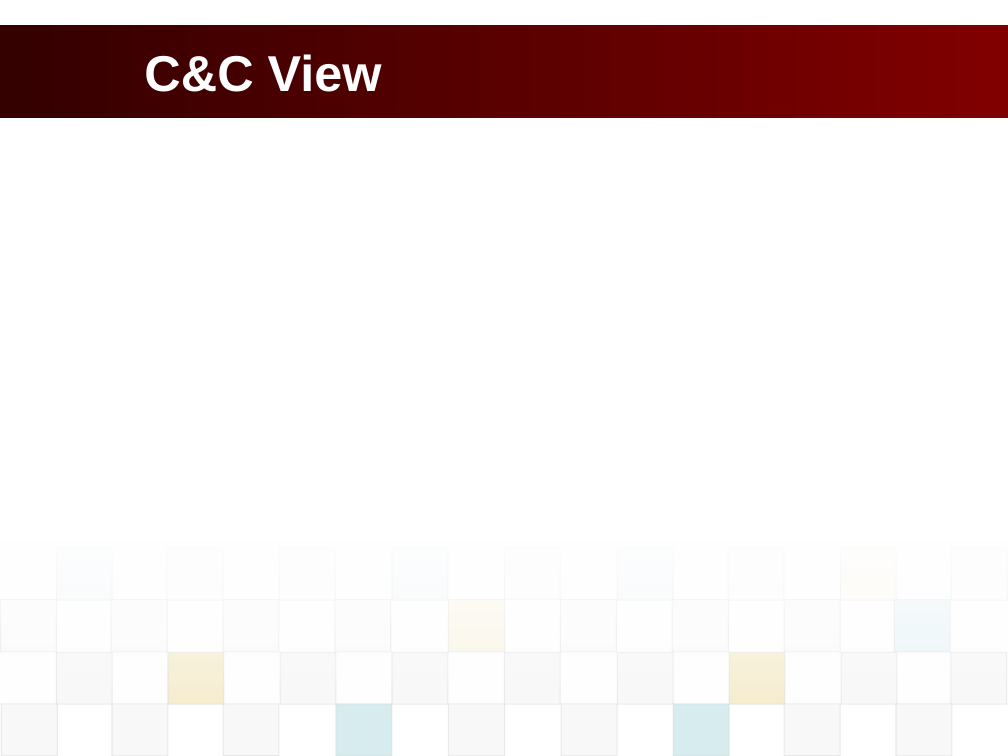
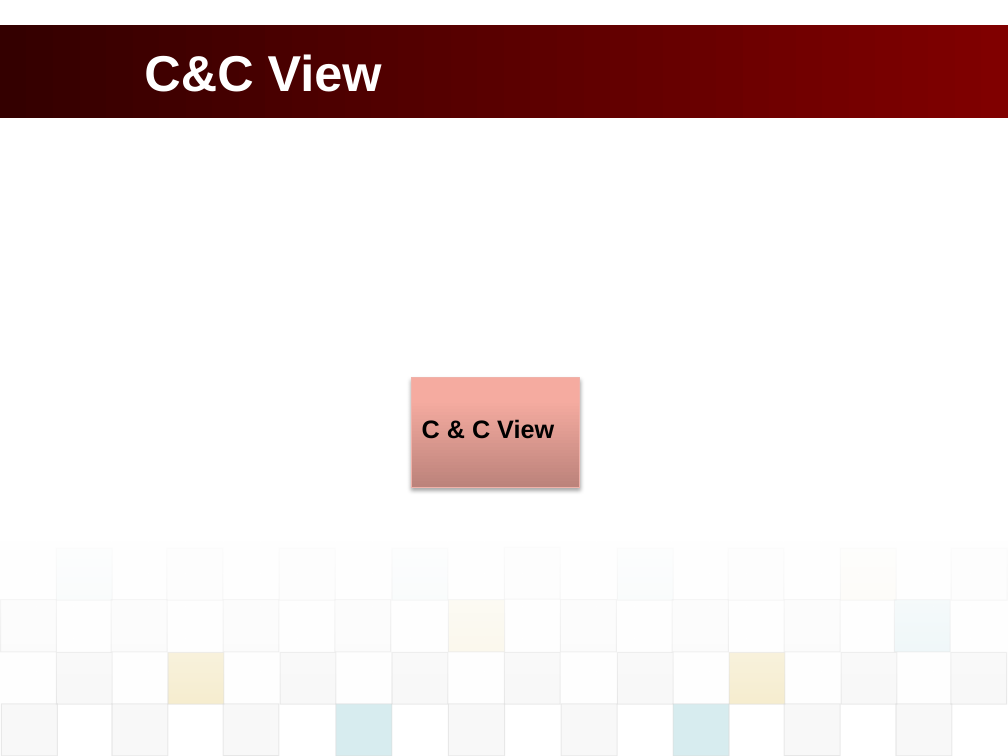
Before and after one commit to vucongthuc/hit-team-2012, a slide deck: slide 27 of Architect and Design/Final Project/K15T2_Team2_FinalProject/POS_Presentation/POS_PresentationSlide.pptx (slide 28 before the commit). Drawn at 1008x756 pixels with LibreOffice and Linux fonts; fonts in the diff are those of the drawing; background and template pictures are left out. Boxes give left, top, right and bottom in pixels: in the first picture for what was removed or moved away, otherwise in the second. Text is boxed around its words. In the diff, an @@ line names an element or a change of style, - is before the commit and + after.

```diff
--- a/Architect and Design/Final Project/K15T2_Team2_FinalProject/POS_Presentation/POS_PresentationSlide.pptx
+++ b/Architect and Design/Final Project/K15T2_Team2_FinalProject/POS_Presentation/POS_PresentationSlide.pptx
@@ rectangle added at box(411, 378, 580, 487), fill gradient #BD847C to #F5ABA1 to #F8AAA0, outline #EFB3AA 0.75 pt, 18 pt, text #000000, bold @@
+C & C View
```
Also in this commit, not shown: 11 other slides changed, 1 slide removed, 1 other file.
